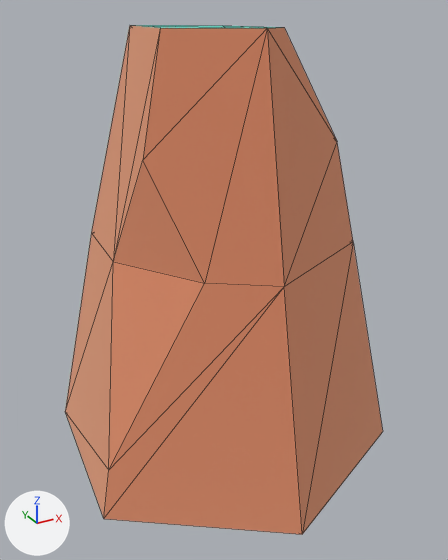
The glTF model public/models/nf2/nature/rock_tallJ.glb as it was, and as the next commit left it.
Camera for both pictures: a camera (50 mm lens) standing at (-0.413, -0.763, 0.591) and looking at (-0.003, -0.019, 0.219). Every picture has the same lights, and +X, +Y and +Z are marked at lower left. The picture after the commit comes second. Mesh edges are drawn as thin lines. Where no turn or scale is listed for an object, it has been applied to the vertices.

The first picture shows 'rock_tallJ'.
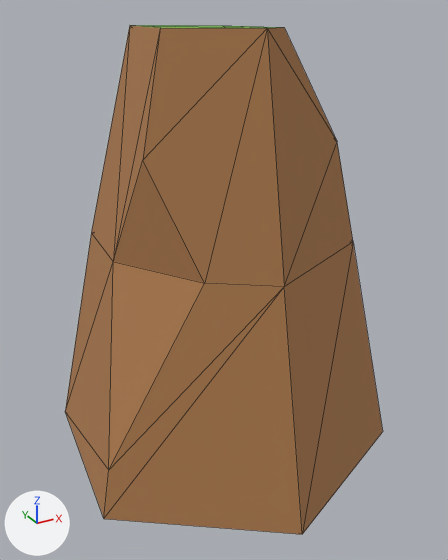
The change, as a diff of the scene's bpy script:
```diff
--- a/public/models/nf2/nature/rock_tallJ.glb.py
+++ b/public/models/nf2/nature/rock_tallJ.glb.py
@@ mat_grass @@
 mat_grass = principled_material('grass')
-mat_grass.base_color = (0.173, 0.847, 0.722)  # cyan #73eddd
+mat_grass.base_color = (0.159, 0.451, 0.0513)  # green #6fb340
 mat_grass.metallic = 1.0
@@ mat_dirt @@
 mat_dirt = principled_material('dirt')
-mat_dirt.base_color = (0.886, 0.514, 0.341)  # beige #f2be9e
-mat_dirt.metallic = 1.0
+mat_dirt.base_color = (0.418, 0.198, 0.0762)  # brown #ad7b4e
 mat_dirt.roughness = 1.0
@@ ob_tmpparent @@
-ob_tmpparent = bpy.data.objects.new('tmpParent', None)
-ob_tmpparent.location = (0.0, 0.0, 0.0)
```

Pixel boxes (x1, y1, x2, y2) of what changed, in the pictures (448 x 560 px):
'rock_tallJ', recoloured, surface changed (darker)
    both: (65, 25, 383, 534)
